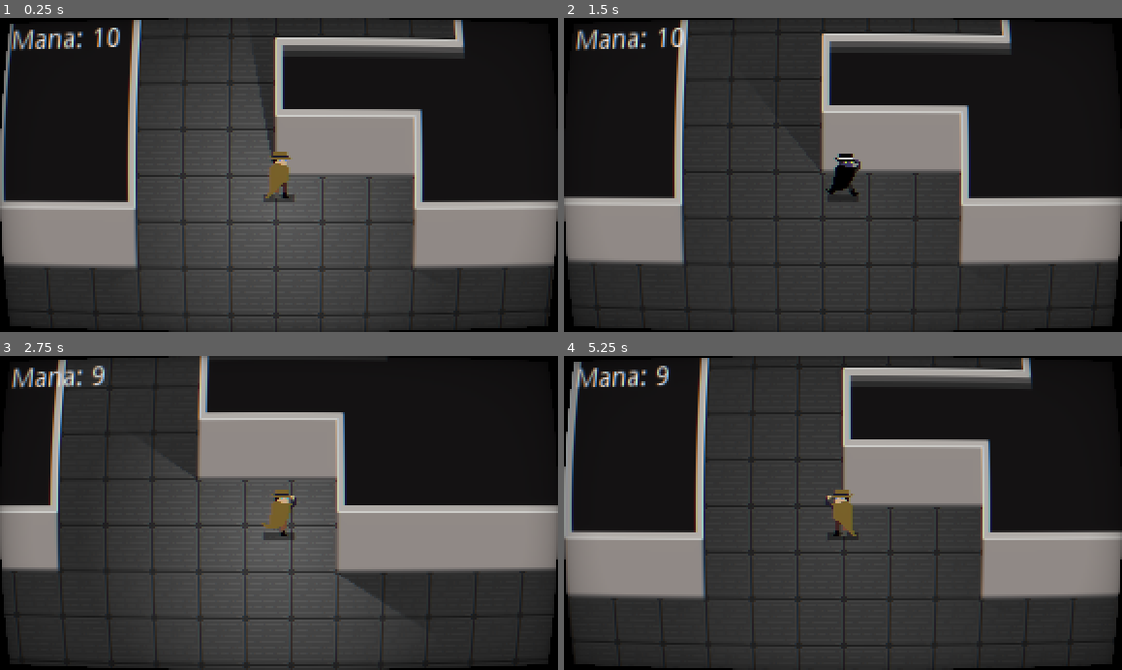
Above: before the commit, frames 1-4 (two rows, left to right).
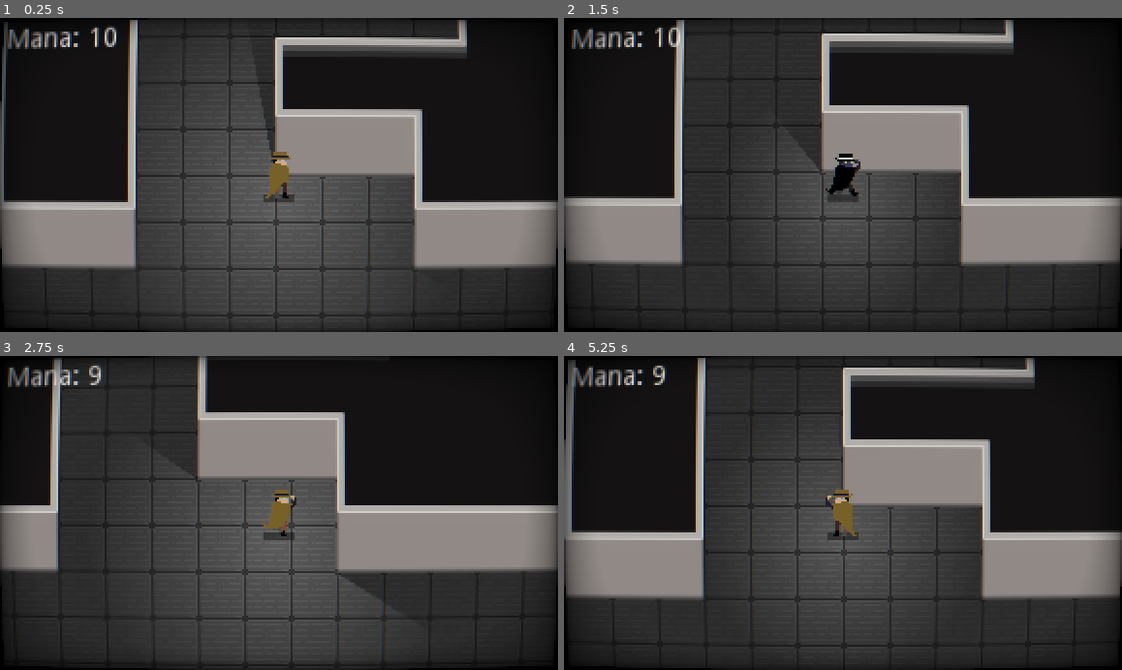
Above: after the commit, the same moments.

Repository: Cabidge/SGD1
Game: Godot game, scene res://assets/Main.tscn
Same seed, same stepped clock (60 frames per second), same inputs: the game is played once before the commit and once after it. The engine's default icon, where the game draws it, is replaced by a stand-in: a white triangle on a blue panel in a dark square.
Inputs (mouse positions are in pixels of both pictures, inside the frame that each line leads up to):
- Up to frame 1 (0.25 s): no input
- Up to frame 2 (1.5 s): tap Enter at 0.5 s; move the mouse to (965, 159) at 0.52 s; hold D (move_right) 0.53-1.28 s; hold Right mouse button (stealth) 0.53-1.28 s; move the mouse to (731, 190) at 1.27 s; hold S (move_down) from 1.28 s (still down); click (731, 190) at 1.35 s
- Up to frame 3 (2.75 s): right-click (167, 528) at 1.55 s; move the mouse to (334, 443) at 2.02 s; release S (move_down) at 2.03 s; hold D (move_right) from 2.03 s (still down); hold Right mouse button (stealth) from 2.03 s (still down)
- Up to frame 4 (5.25 s): move the mouse to (815, 575) at 2.77 s; release D (move_right) at 2.78 s; release Right mouse button (stealth) at 2.78 s; hold W (move_up) 2.78-3.53 s; right-click (815, 575) at 2.85 s; move the mouse to (1010, 560) at 3.52 s; press the mouse at (1010, 560) at 3.53 s; hold A (move_left) 3.53-5.03 s; right-click (1010, 560) at 3.8 s; move the mouse to (675, 465) at 4.27 s; release the mouse at (675, 465) at 4.28 s; right-click (675, 465) at 4.35 s; move the mouse to (870, 513) at 5.02 s; hold S (move_down) from 5.03 s (still down); hold Right mouse button (stealth) from 5.03 s (still down)

The runs differ from the first frame. In frame 1, 2.9% of the frame differs, in the area x 0-100%, y 0-100%; in frame 2, 2.3%; in frame 3, 2.1%; in frame 4, 3.0%.

Commit message:
Updated post processing and varied stealth light scale.

Diff:
--- a/assets/Main.tscn
+++ b/assets/Main.tscn
@@ -283,7 +283,7 @@
 "_edit_use_anchors_": false
 }
 
-[node name="ColorRect" type="ColorRect" parent="CanvasLayer"]
+[node name="CRT" type="ColorRect" parent="CanvasLayer"]
 material = ExtResource( 5 )
 margin_right = 288.0
 margin_bottom = 162.0
@@ -292,5 +292,5 @@
 "_edit_use_anchors_": false
 }
 
-[node name="CanvasModulate" type="CanvasModulate" parent="."]
+[node name="ColorModule" type="CanvasModulate" parent="."]
 color = Color( 0.87451, 0.87451, 0.87451, 1 )
--- a/assets/player/Player.gd
+++ b/assets/player/Player.gd
@@ -3,7 +3,10 @@
 const MAX_SPEED = Global.TILE * 5 # tiles per second
 const SLOW_SPEED = MAX_SPEED * 0.1
 
-const STEALTH_BRIGHTNESS = 0.6
+const DEFAULT_ENERGY = 1.0
+const DEFAULT_SCALE = 0.78
+const STEALTH_ENERGY = 0.9
+const STEALTH_SCALE = 0.5
 
 var velocity : Vector2 = Vector2.ZERO
 
@@ -12,13 +15,16 @@
 var flipped = false setget set_flipped
 var animation : String setget set_animation
 
-var light_brightness = 1.0
+var light_energy = DEFAULT_ENERGY
+var light_scale = DEFAULT_SCALE
 
 onready var sprite = $Sprite
 onready var pivot = $Pivot
+onready var light = $Light2D
 
 func _physics_process(delta):
-	$Light2D.energy = lerp($Light2D.energy, light_brightness, 0.2)
+	light.energy = lerp(light.energy,light_energy, 0.1)
+	light.texture_scale = lerp(light.texture_scale,light_scale, 0.1)
 
 func lerp_vel(dir : Vector2, speed = MAX_SPEED):
 	velocity = velocity.linear_interpolate(dir * speed, 0.3)
@@ -52,9 +58,11 @@
 	sprite.play("transition",!stealth)
 
 	if stealth:
-		light_brightness = STEALTH_BRIGHTNESS
+		light_energy = STEALTH_ENERGY
+		light_scale = STEALTH_SCALE
 	else:
-		light_brightness = 1.0
+		light_energy = DEFAULT_ENERGY
+		light_scale = DEFAULT_SCALE
 
 func parry():
 	set_flipped(get_global_mouse_position().x < position.x)
--- a/shaders/crt_material.tres
+++ b/shaders/crt_material.tres
@@ -6,16 +6,16 @@
 shader = ExtResource( 1 )
 shader_param/screen_size = Vector2( 288, 162 )
 shader_param/show_curvature = true
-shader_param/curvature_x_amount = 5.0
-shader_param/curvature_y_amount = 5.0
+shader_param/curvature_x_amount = 8.0
+shader_param/curvature_y_amount = 6.0
 shader_param/corner_color = Color( 0, 0, 0, 1 )
 shader_param/show_vignette = true
-shader_param/vignette_opacity = 0.09
+shader_param/vignette_opacity = 0.22
 shader_param/show_horizontal_scan_lines = false
-shader_param/horizontal_scan_lines_amount = 72.0
-shader_param/horizontal_scan_lines_opacity = 0.29
+shader_param/horizontal_scan_lines_amount = 180.0
+shader_param/horizontal_scan_lines_opacity = 1.0
 shader_param/show_vertical_scan_lines = false
 shader_param/vertical_scan_lines_amount = 320.0
 shader_param/vertical_scan_lines_opacity = 1.0
 shader_param/boost = 1.0
-shader_param/aberration_amount = 0.3
+shader_param/aberration_amount = 0.2
